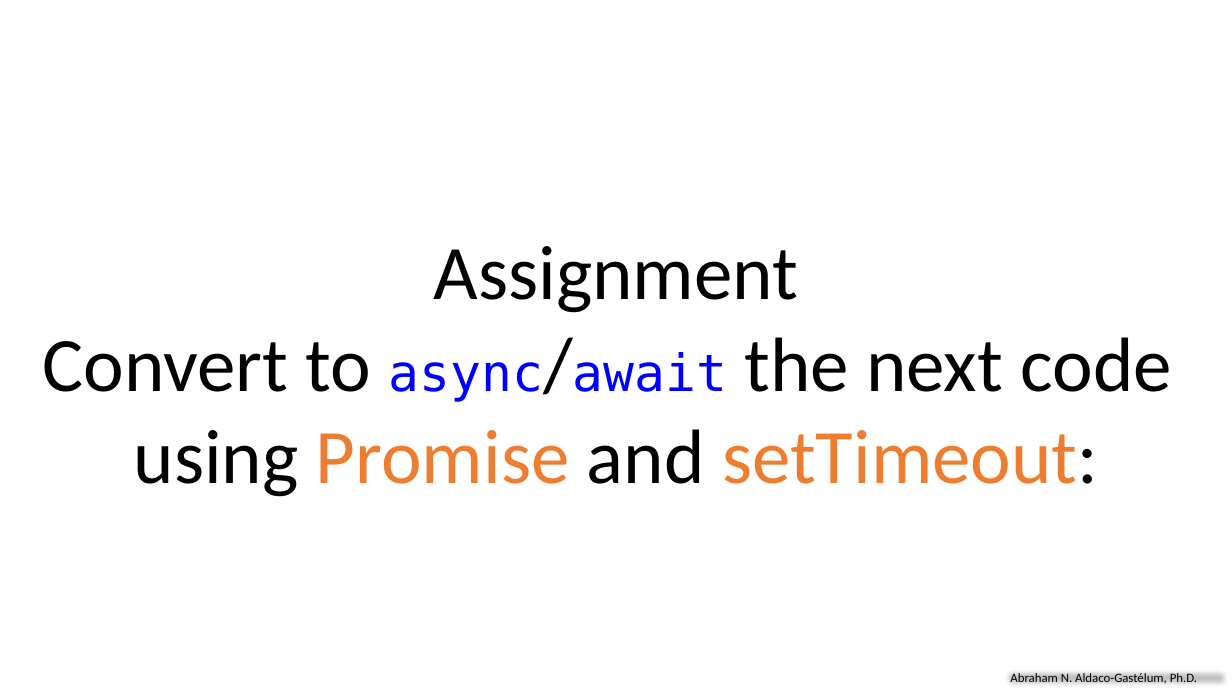
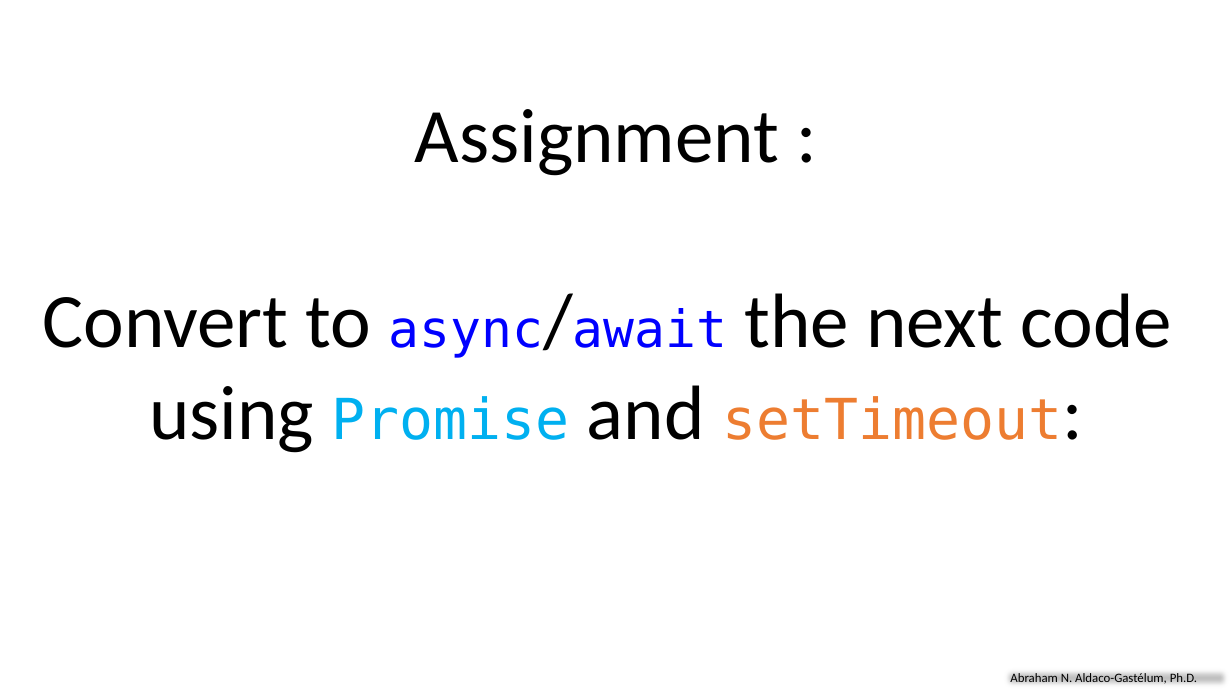
Before and after one commit to aaldacog/uwp, a slide deck: slide 43 of AsynchronousProcessing_AbrahamAldaco.pptx (slide 42 before the commit). Drawn at 1232x693 pixels with LibreOffice and Linux fonts; fonts in the diff are those of the drawing. Boxes give left, top, right and bottom in pixels: in the first picture for what was removed or moved away, otherwise in the second. Text is boxed around its words. In the diff, an @@ line names an element or a change of style, - is before the commit and + after.

```diff
--- a/AsynchronousProcessing_AbrahamAldaco.pptx
+++ b/AsynchronousProcessing_AbrahamAldaco.pptx
@@ text "Assignment :": place and size @@
-text "Assignment :" at (42, 246, 1172, 497)
+text "Assignment :" at (42, 109, 1172, 453)
@@ text at (415, 109, 779, 176): text changed @@
-Assignment
+Assignment :
@@ text at (149, 385, 1062, 453): size 60 to 44 pt, font Calibri to DejaVu Sans Mono in "Promise setTimeout:"; text colour #ED7D31 to #00B0F0 in "Promise" @@
```
Also in this commit, not shown: 24 other slides changed, 3 slides added, 1 slide removed, 1 other file.
